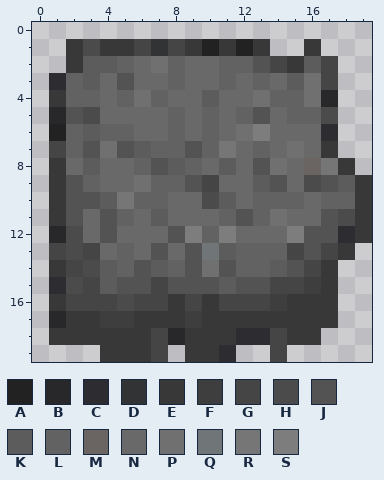
One commit to this pixel-art sprite: assets/textures/rock8.png. Above is the file before it was changed.
The file is 20x20 pixels. Colours within 5 levels of each other are drawn and written as one.
Palette (. is transparent): A #222222  B #28282a  C #2d2d31  D #323335  E #383839  F #3e3e3f  G #454545  H #4b4b4b  J #535353  K #5c5c5c  L #626262  M #6a6563  N #696969  P #707070  Q #707577  R #767676  S #7d7d7d
Pixels before, first column x 1:
 1 .EHEEGDGEAEAE..E...
 2 .EKKLNPLNNLLJGEKG..
 3 CLKNJNNLNNLNLNKPG..
 4 ELLNLPLNNKNNPLLPB..
 5 BJHNNNNLNLNLJNLLH..
 6 ALKLLNNLNLNPSNNNC..
 7 GLJPJKLLJLRNLNPNE..
 8 ENKNNLJKLNKNJPNMRE.
 9 EJLNNPLLJGNNKJNHJKE
10 EJJKRLLNNHKNLLLNLLE
11 EJNJLNKNNNLJLPNNJHE
12 BHNJNNNJSLSNNNSJJCE
13 GHGNLNJNJQKLLLGJGE.
14 EGHKLJKLJPJLLKJGE..
15 CHGKJJGJJJKJJGGFE..
16 EGGGHGGEGEGGGFEEE..
17 BEEFFEEEFEEEEEEEE..
18 EEEEEEGBEEECCGEE...
19 ...EEEG.EEC..G.....
New version:
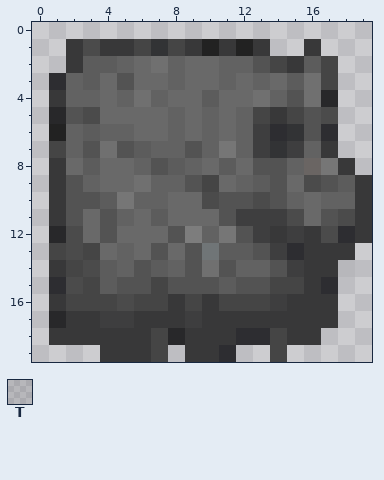
Colours new in this view: T #2d2d3423
Commit: add faces to rocks
Diff:
Changed rows in their new state; - is an unchanged pixel.
first column x 11:
 4 ----J---
 5 --GEGJ--
 6 -LFCDJ--
 7 -LFDFL--
 8 ---JL---
 9 -L------
10 JJHJ----
11 JFFFH---
12 RJFEFEH-
13 -KJFCEE-
14 ---JFE-T
15 -----EC-
Boxes around the changes in both pictures, in picture pixels (x1, y1, x2, y2):
changed: (219, 90, 355, 294)
